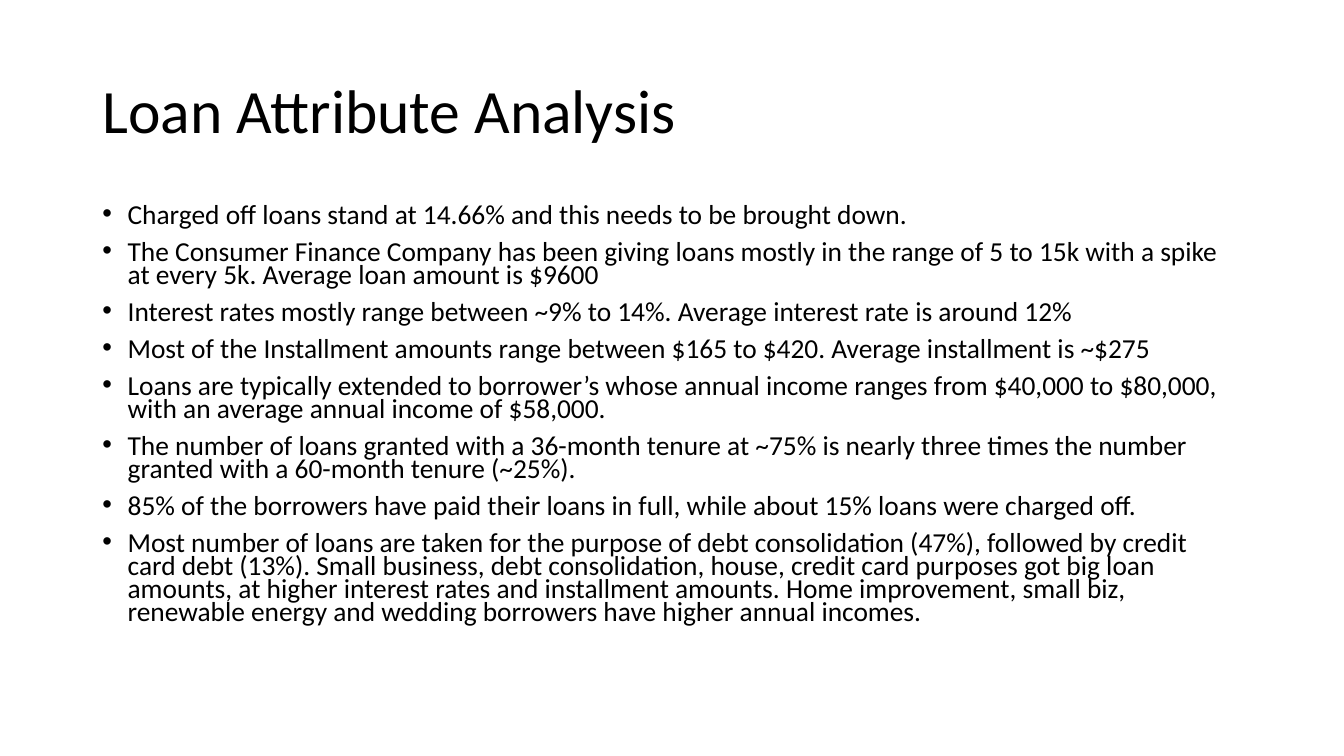
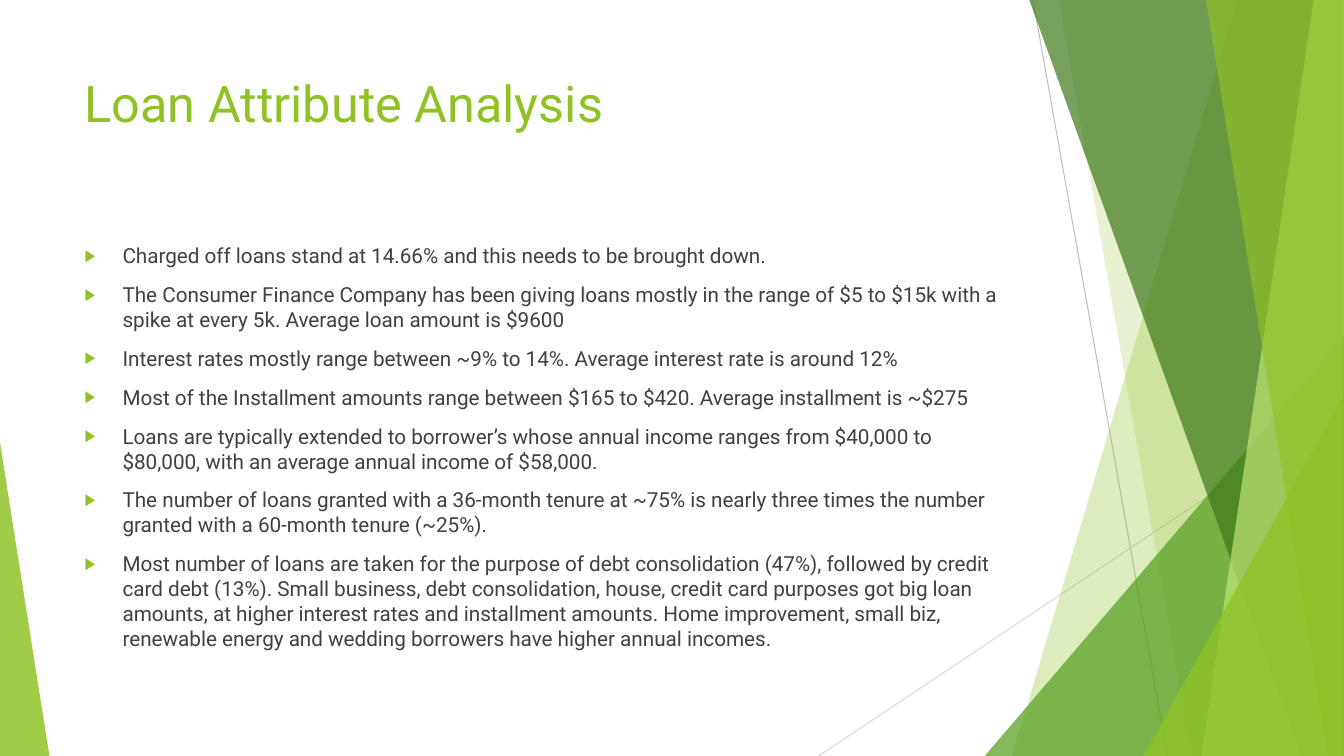
Before and after one commit to sivavaddadi/LendingClubCaseStudy, a slide deck: slide 4 of Lending_Club_Case_Study.pptx. Drawn at 1344x756 pixels with LibreOffice and Linux fonts; fonts in the diff are those of the drawing. Boxes give left, top, right and bottom in pixels: in the first picture for what was removed or moved away, otherwise in the second. Text is boxed around its words. In the diff, an @@ line names an element or a change of style, - is before the commit and + after.

Commit message:
added charts to the analysis report and added a theme

```diff
--- a/Lending_Club_Case_Study.pptx
+++ b/Lending_Club_Case_Study.pptx
@@ title "Loan Attribute Analysis": place and size @@
-title "Loan Attribute Analysis" at <box>102,90,675,143</box>
+title "Loan Attribute Analysis" at <box>85,84,603,133</box>
@@ title "Loan Attribute Analysis" at <box>85,84,603,133</box>: size 44 to 36 pt, font Calibri to Roboto, text colour #000000 to #90C226; line spacing 0.9 to 1; vertical alignment middle to top @@
@@ text "Charged off loans stand at ...": place and size @@
-text "Charged off loans stand at ..." at <box>128,205,1217,626</box>
+text "Charged off loans stand at ..." at <box>123,247,996,651</box>
@@ text at <box>123,247,989,651</box>: size 19.6 to 14.8 pt, font Calibri to Roboto, text colour #000000 to #404040 in "Charged off loans stand at 14.66% and ...", "Interest rates mostly range between ~9% to ...", "Most of the Installment amounts range between ...", "Loans are typically extended to borrower’s whose ..." and 2 more places; bullet • to ▶; line spacing 0.7 to 1 @@
@@ text at <box>123,285,996,332</box>: text changed; size 19.6 to 14.8 pt; font Calibri to Roboto; text colour #000000 to #404040 @@
-• The Consumer Finance Company has been giving loans mostly in the range of 5 to 15k with a spike at every 5k. Average loan amount is $9600
+▶ The Consumer Finance Company has been giving loans mostly in the range of $5 to $15k with a spike at every 5k. Average loan amount is $9600
@@ group added at <box>0,0,1344,756</box>: 5 freeform shapes, 3 triangles, 2 lines @@
@@ text at <box>128,496,1135,520</box>: paragraph removed @@
-• 85% of the borrowers have paid their loans in full, while about 15% loans were charged off.
```
Also in this commit, not shown: 8 other slides changed, 6 slides added.
